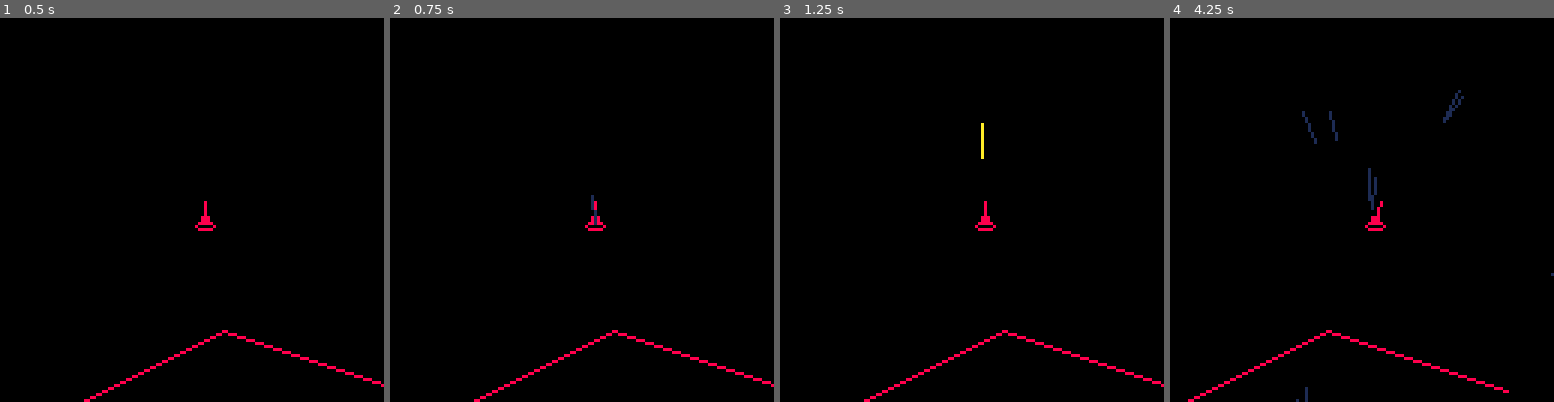
Above: before the commit, frames 1-4 (left to right).
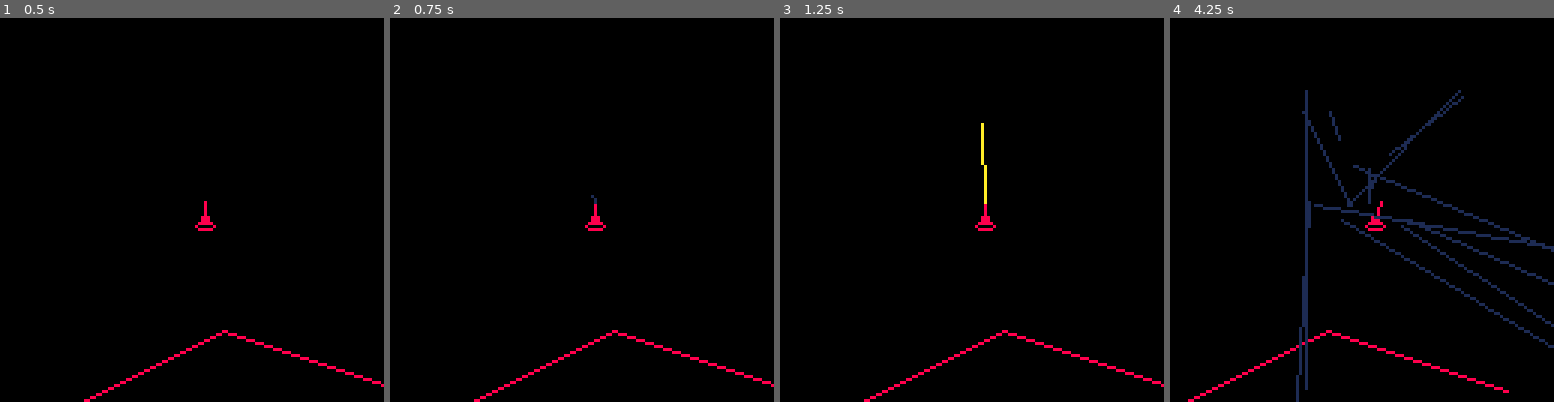
Above: after the commit, the same moments.

Repository: arnodick/spacetank
Game: PICO-8 cartridge tank.p8
Two runs of this game, one before a commit and one after it. Both use one fixed random seed, a clock stepped at 60 frames per second and the inputs below.
Inputs:
- Up to frame 1 (0.5 s): tap X (X key) at 0.33 s
- Up to frame 2 (0.75 s): tap O (Z key) at 0.7 s
- Up to frame 3 (1.25 s): tap X (X key) at 1.07 s
- Up to frame 4 (4.25 s): hold Right 1.6-2.1 s; tap O (Z key) every 0.4 s from 1.7 to 4.1 s; tap X (X key) at 1.85, 2.97, 4.08 s; hold Right 2.47-3.03 s; hold Left 3.08-3.58 s; hold Right from 4.02 s (still down)

Frame 1 is identical in both runs. In frame 2, less than 0.1% of the frame differs, in the area x 52-54%, y 46-54%; in frame 3, less than 0.1%; in frame 4, 3.6%, in the area x 32-100%, y 18-100%.

Commit message:
rainbow burst

Diff:
--- a/tank.p8
+++ b/tank.p8
@@ -41,7 +41,8 @@
 end
 
 function makebullet(x,y,d,vel)
-	makeactor(2,x,y,d,vel)
+	bullet=makeactor(2,x,y,d,vel)
+	bullet.tail={0,0}
 end
 
 function drawactor(t)
@@ -51,7 +52,8 @@
 		spr(1,t.x,t.y)
 		line(t.x+4,t.y+3,t.gun.x,t.gun.y,8)
 	elseif t.t==2 then
-		line(t.x,t.y,t.x-t.vec[1]*10,t.y-t.vec[2]*10,7)
+--		line(t.x,t.y,t.x-cos(t.d)*5,t.y-sin(t.d)*5,7)
+		line(t.x,t.y,t.tail[1],t.tail[2],7)
 --		rectfill(t.x,t.y,t.x+2,t.y+2,8)
 	end
 end
@@ -85,6 +87,8 @@
 		if btn(4) then
 			makebullet(a.gun.x,a.gun.y,a.gunangle+rnd(0.06)-0.03+a.d,bulletvel+a.vel)
 		end
+	elseif a.t==2 then
+		bullet.tail={a.x-a.vec[1],a.y-a.vec[2]}
 	end
 
 	if a.t!=1 then
